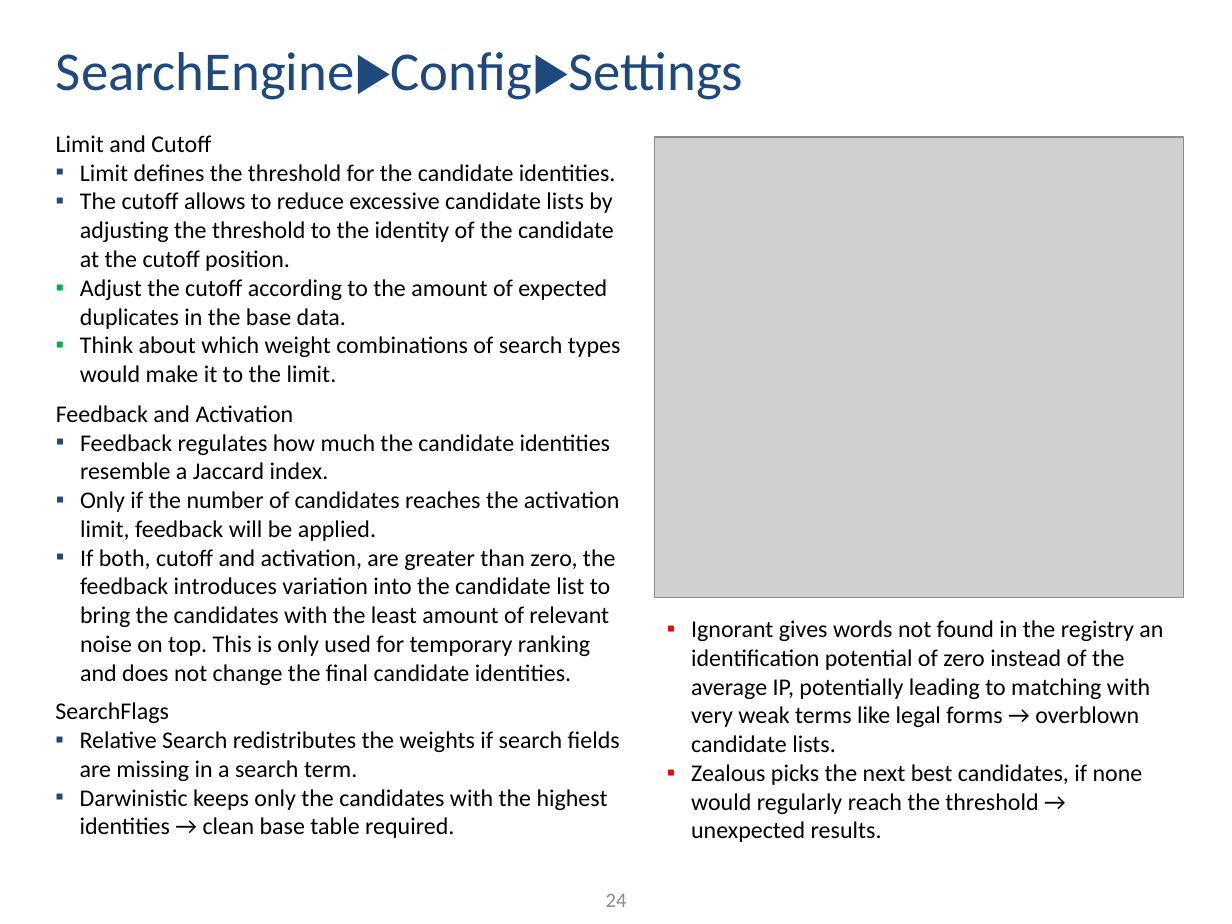
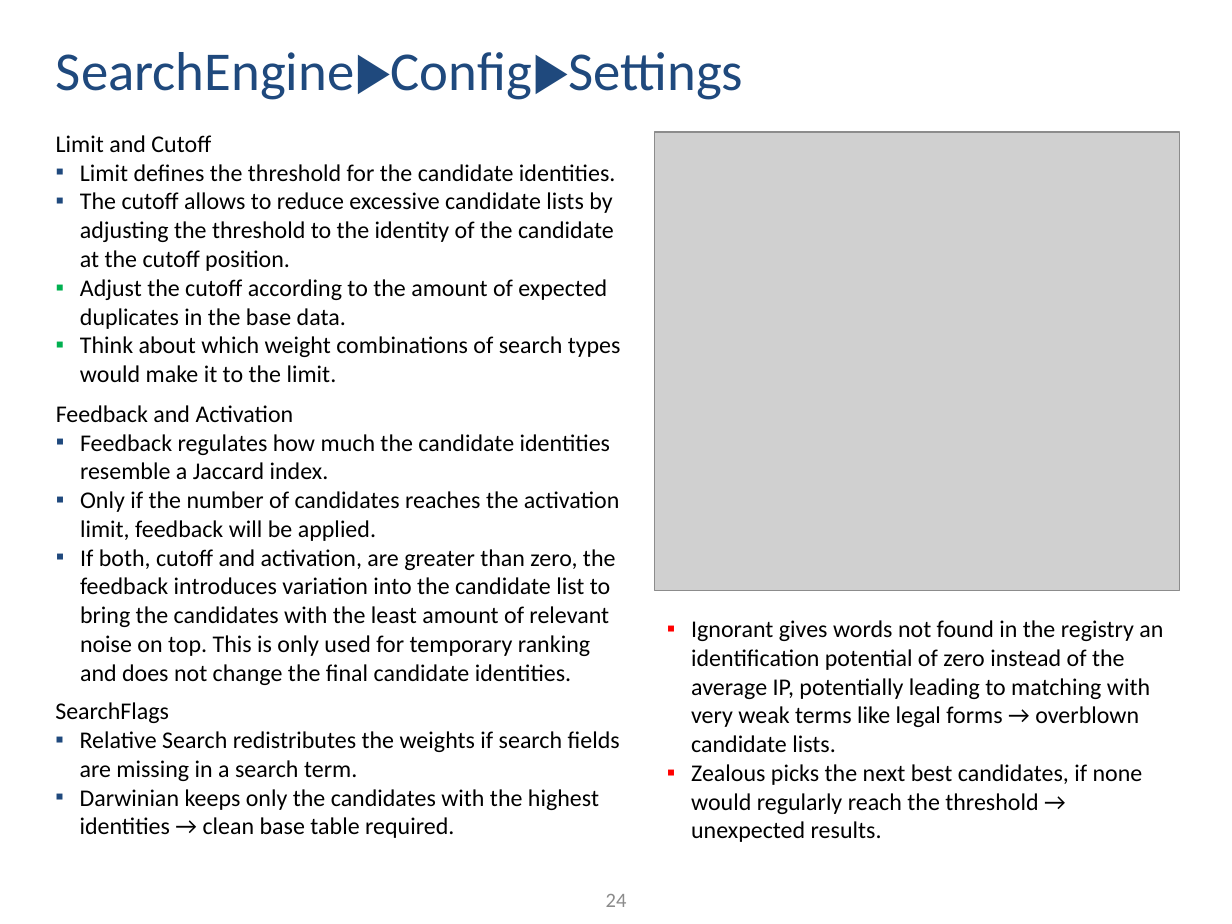
Before and after one commit to ThorstenDoherr/searchengine, a slide deck: slide 24 of doc/Manual.pptx. Drawn at 1232x924 pixels with LibreOffice and Linux fonts; fonts in the diff are those of the drawing; grey boxes stand for pictures. Boxes give left, top, right and bottom in pixels: in the first picture for what was removed or moved away, otherwise in the second. Text is boxed around its words. In the diff, an @@ line names an element or a change of style, - is before the commit and + after.

```diff
--- a/doc/Manual.pptx
+++ b/doc/Manual.pptx
@@ picture: place and size @@
-picture at [654, 137, 1183, 598]
+picture at [654, 132, 1179, 590]
@@ text at [80, 789, 599, 838]: text changed @@
-  ▪ Darwinistic keeps only the candidates with the highest identities → clean base table required.
+  ▪ Darwinian keeps only the candidates with the highest identities → clean base table required.
```
Also in this commit, not shown: 4 other slides changed, 1 other file.
